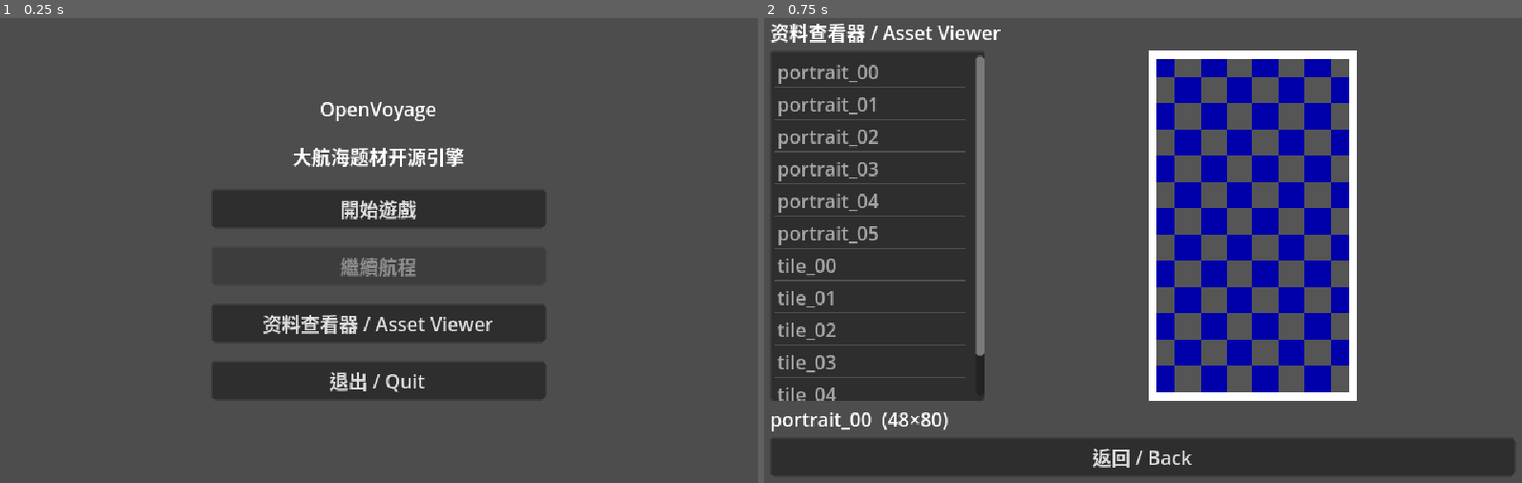
Above: before the commit, frames 1-2 (left to right).
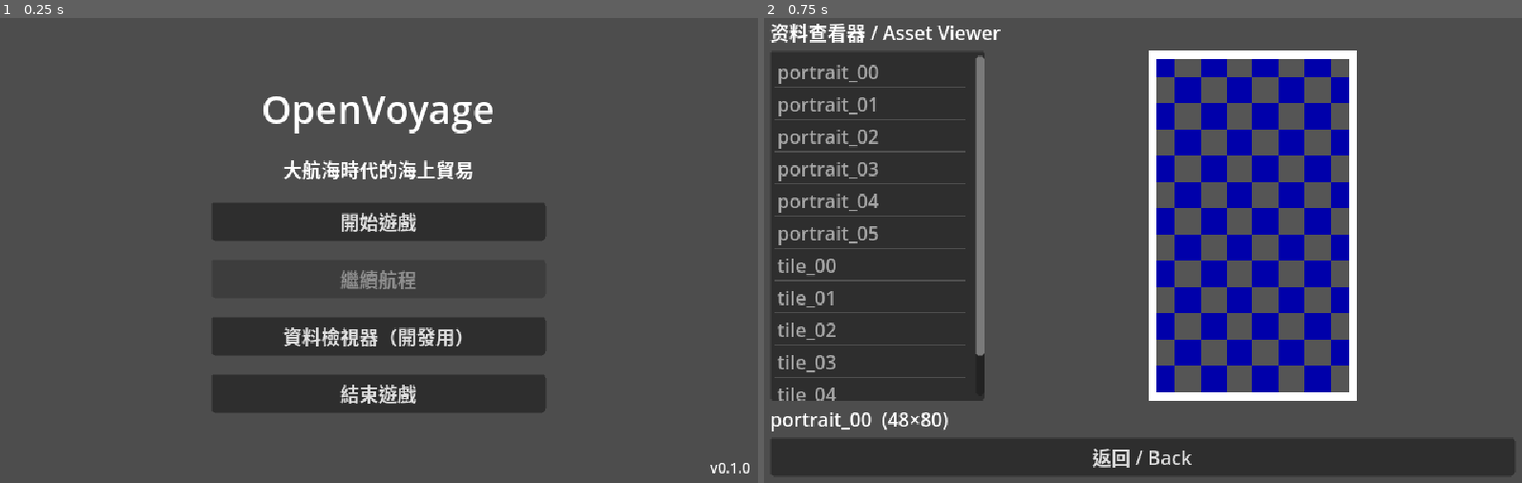
Above: after the commit, the same moments.

Repository: chengchao/openvoyage
Game: Godot game, scene res://game/main.tscn
Same seed, same stepped clock (60 frames per second), same inputs: the game is played once before the commit and once after it.
Inputs:
- Up to frame 1 (0.25 s): no input
- Up to frame 2 (0.75 s): click "资料查看器 / Asset Viewer" (after the commit: "資料檢視器（開發用）") at 0.5 s

The runs differ from the first frame. In frame 1, 11% of the frame differs, in the area x 28-99%, y 16-98%; in frame 2, nothing differs.

Commit message:
港口 HUD + 操作提示 + 主菜单整理 [tests: 13 new, GUT 272 green, smoke green（新增走路时 HUD 显示港名/现金/目标与操作提示）, pytest 68 passed/43 skipped]
玩家在港里看不到自己有多少钱、在哪、第几天，也没人告诉他怎么操作。

- PortHud：顶上一条显示港名、日期、现金、船舱、目标进度；底下一行操作提示
  只在走路时显示。DoorFlow 每次同步界面时刷新，买卖、存取款、读档后都是新值。
  游戏内选单占满全屏且自带资金栏，开着时顶条让位。抵港通知移到顶条下面。
- 主菜单：按钮全用繁体（開始遊戲 / 繼續航程 / 結束遊戲），加大标题，右下角显示
  版本号（project.godot 新增 config/version）。
- 資料檢視器是开发工具：按钮只在 debug 构建显示（MainMenu.debug_tools 可注入）。
- 640×400 实际窗口截图核对过开场对话、走路 HUD、主菜单，无遮挡或裁切。

Co-Authored-By: Claude Fable 5.2 <noreply@anthropic.com>

Diff:
--- a/godot/game/door_flow.gd
+++ b/godot/game/door_flow.gd
@@ -1,5 +1,5 @@
 ## 进门流程的表现层：玩法状态全在 PortSession（sim）。玩家/agent 的动作转给 session，
-## 再由 _sync() 让界面（剧情对话 / 设施面板 / 单选列表 / 金额输入 / 游戏内选单）与 session.mode 一致。
+## 再由 _sync() 让界面（HUD / 剧情对话 / 设施面板 / 单选列表 / 金额输入 / 游戏内选单）与 session 一致。
 class_name DoorFlow
 extends Node
 
@@ -7,6 +7,7 @@
 const NOTICE_SECONDS := 4.0
 
 var session := PortSession.new()
+var hud := PortHud.new()
 var facility_scene: FacilityScene
 var director: DialogueDirector
 var pick_list: PickList
@@ -21,6 +22,11 @@
 var player_state: PlayerState:
 	get: return session.player_state
 	set(v): session.player_state = v
+
+
+func _ready() -> void:
+	hud.setup(session)
+	add_child(hud)
 
 
 func inject_story(event_script: EventScript, state: GameState) -> void:
@@ -83,7 +89,7 @@
 	label.add_theme_constant_override("outline_size", 4)
 	label.set_anchors_and_offsets_preset(Control.PRESET_CENTER_TOP)
 	label.grow_horizontal = Control.GROW_DIRECTION_BOTH
-	label.position.y = 16
+	label.position.y = PortHud.BAR_H + 6
 	layer.add_child(label)
 	add_child(layer)
 	get_tree().create_timer(NOTICE_SECONDS).timeout.connect(layer.queue_free)
@@ -143,6 +149,7 @@
 
 
 func _sync() -> void:
+	hud.refresh()
 	var m := session.mode
 	if m == PortSession.Mode.CUTSCENE and director == null:
 		director = DialogueDirector.new()
@@ -158,7 +165,7 @@
 	var in_facility := is_in_facility()
 	if in_facility and facility_scene == null:
 		facility_scene = FacilityScene.new()
-		facility_scene.layer = 5  # 盖在港口 HUD(layer 1) 之上
+		facility_scene.layer = 5  # 盖在 PortHud(layer 1) 之上
 		facility_scene.setup(FacilityType.of(session.slot))
 		facility_scene.exit_requested.connect(leave)
 		facility_scene.menu_selected.connect(func(index: int, _label: String) -> void: choose(index))
--- a/godot/game/main_menu.gd
+++ b/godot/game/main_menu.gd
@@ -9,6 +9,7 @@
 signal quit_requested
 
 var save_path := SaveFile.DEFAULT_PATH  # 测试换成临时路径
+var debug_tools := OS.is_debug_build()  # 资料检视器是开发工具，发行版不给玩家看；测试可改
 
 
 func _ready() -> void:
@@ -16,5 +17,8 @@
 	var resume := %ContinueButton as Button
 	resume.disabled = SaveFile.load(save_path) == null  # 读不出来的存档也不给点，免得点了没反应
 	resume.pressed.connect(func() -> void: continue_requested.emit())
-	(%ViewButton as Button).pressed.connect(func() -> void: view_requested.emit())
+	var viewer := %ViewButton as Button
+	viewer.visible = debug_tools
+	viewer.pressed.connect(func() -> void: view_requested.emit())
+	(%Version as Label).text = "v%s" % ProjectSettings.get_setting("application/config/version", "")
 	(%QuitButton as Button).pressed.connect(func() -> void: quit_requested.emit())
--- a/godot/game/main_menu.tscn
+++ b/godot/game/main_menu.tscn
@@ -27,13 +27,15 @@
 theme_override_constants/separation = 16
 
 [node name="Title" type="Label" parent="VBox"]
+unique_name_in_owner = true
 layout_mode = 2
+theme_override_font_sizes/font_size = 32
 text = "OpenVoyage"
 horizontal_alignment = 1
 
 [node name="Subtitle" type="Label" parent="VBox"]
 layout_mode = 2
-text = "大航海题材开源引擎"
+text = "大航海時代的海上貿易"
 horizontal_alignment = 1
 
 [node name="StartButton" type="Button" parent="VBox"]
@@ -49,9 +51,27 @@
 [node name="ViewButton" type="Button" parent="VBox"]
 unique_name_in_owner = true
 layout_mode = 2
-text = "资料查看器 / Asset Viewer"
+text = "資料檢視器（開發用）"
 
 [node name="QuitButton" type="Button" parent="VBox"]
 unique_name_in_owner = true
 layout_mode = 2
-text = "退出 / Quit"
+text = "結束遊戲"
+
+[node name="Version" type="Label" parent="."]
+unique_name_in_owner = true
+layout_mode = 1
+anchors_preset = 3
+anchor_left = 1.0
+anchor_top = 1.0
+anchor_right = 1.0
+anchor_bottom = 1.0
+offset_left = -128.0
+offset_top = -28.0
+offset_right = -8.0
+offset_bottom = -6.0
+grow_horizontal = 0
+grow_vertical = 0
+theme_override_font_sizes/font_size = 12
+horizontal_alignment = 2
+vertical_alignment = 2
--- /dev/null
+++ b/godot/game/port_hud.gd
@@ -0,0 +1,68 @@
+## 港口 HUD（表现层）：顶上一条 = 港名、日期、现金、船舱、目标；底下一行操作提示，只在走路时显示。
+## 不自己盯数值：DoorFlow 每次让界面跟上 session 时调 refresh()。
+class_name PortHud
+extends CanvasLayer
+
+const HINT := "方向鍵移動　朝門前進可進入設施　Enter 確定　Esc 選單/取消"
+const BAR_H := 22
+const FONT_SIZE := 14
+
+var _session: PortSession
+var _bar := ColorRect.new()
+var _status := Label.new()
+var _hint := Label.new()
+
+
+func setup(session: PortSession) -> void:
+	_session = session
+
+
+func _ready() -> void:
+	layer = 1
+	_bar.color = Color(0, 0, 0, 0.55)
+	_bar.set_anchors_and_offsets_preset(Control.PRESET_TOP_WIDE)
+	_bar.offset_bottom = BAR_H
+	_bar.mouse_filter = Control.MOUSE_FILTER_IGNORE
+	add_child(_bar)
+
+	_status.set_anchors_and_offsets_preset(Control.PRESET_FULL_RECT)
+	_status.mouse_filter = Control.MOUSE_FILTER_IGNORE
+	_status.horizontal_alignment = HORIZONTAL_ALIGNMENT_CENTER
+	_status.vertical_alignment = VERTICAL_ALIGNMENT_CENTER
+	_status.add_theme_font_size_override("font_size", FONT_SIZE)
+	_bar.add_child(_status)
+
+	_hint.text = HINT
+	_hint.set_anchors_and_offsets_preset(Control.PRESET_BOTTOM_WIDE)
+	_hint.grow_vertical = Control.GROW_DIRECTION_BEGIN
+	_hint.offset_bottom = -6
+	_hint.horizontal_alignment = HORIZONTAL_ALIGNMENT_CENTER
+	_hint.add_theme_font_size_override("font_size", FONT_SIZE)
+	_hint.add_theme_color_override("font_outline_color", Color.BLACK)
+	_hint.add_theme_constant_override("outline_size", 4)
+	add_child(_hint)
+	refresh()
+
+
+func refresh() -> void:
+	var p := _session.player_state
+	var parts := PackedStringArray([Market.port_name(_session.port_id), "第 %d 日" % _session.world.day,
+		"現金 %d" % p.gold, "船艙 %d/%d" % [p.cargo_used(), p.hold]])
+	var goal := _session.world.goal()
+	if not goal.is_empty():
+		parts.append("目標已達成" if goal["met"] else "目標　資產 %d/%d" % [goal["progress"], goal["target"]])
+	_status.text = "　".join(parts)
+	_hint.visible = _session.mode == PortSession.Mode.WALKING
+	_bar.visible = _session.mode != PortSession.Mode.GAME_MENU  # 选单占满全屏、自带资金栏，叠着会互相遮挡
+
+
+func status_text() -> String:
+	return _status.text
+
+
+func status_visible() -> bool:
+	return _bar.visible
+
+
+func hint_visible() -> bool:
+	return _hint.visible
--- a/godot/project.godot
+++ b/godot/project.godot
@@ -11,6 +11,7 @@
 [application]
 
 config/name="OpenVoyage"
+config/version="0.1.0"
 config/description="OpenVoyage：开源大航海题材游戏（自带自制内容，游玩不需要原版游戏）。"
 run/main_scene="res://game/main.tscn"
 config/features=PackedStringArray("4.3", "Forward Plus")
--- a/godot/tests/smoke/smoke_test.gd
+++ b/godot/tests/smoke/smoke_test.gd
@@ -2,7 +2,7 @@
 ##
 ## M0：按工程配置启动 → 主菜单可达（开始/退出按钮存在且已接线）→ 无错退出(0)。
 ## M2：从主菜单进入资料查看器，能从占位包成功打开至少 10 项图片。
-## 开场：开始按钮进灰盒里斯本，先演随包的开场剧情，逐句推进到底才轮到走路；之后换场景、读档都不重演。
+## 开场：开始按钮进灰盒里斯本，先演随包的开场剧情，逐句推进到底才轮到走路，HUD 显示港名/现金/目标与操作提示；之后换场景、读档都不重演。
 ## 港口：碰门进设施、退出；交易所买进再卖出；走进银行存款；撞门剧情；ESC 开游戏内选单、移光标、关闭后照常走路。
 ## 航行：新开一局，里斯本买毛織品 → 港务局啟航 → 塞維利亞卖出，现金高于开局 → 走进塞維利亞的银行存款。
 ## 存读档（在塞維利亞）：选单存档 → 提款 → 读档回到存档时的局面；回到標題 →「繼續航程」接着存档玩，人还在塞維利亞。
@@ -110,6 +110,11 @@
 	if not await agent.act({"do": "walk", "dir": "down", "seconds": 0.2}):
 		push_error("开场演完走不动")
 		return false
+	var hud := port.doors.hud
+	if not (hud.hint_visible() and hud.status_text().contains(obs["port"]["name"]) and hud.status_text().contains(str(obs["gold"]))):
+		push_error("走路时 HUD 没有显示港名/现金或操作提示：%s" % hud.status_text())
+		return false
+	print("  HUD：%s｜%s" % [hud.status_text(), PortHud.HINT])
 	print("  开场：『%s』… 共 %d 句 → 走路；目標：%s" % [first["line"]["body"].replace("\n", " "), lines, obs["goal"]["text"]])
 	return true
 
--- a/godot/tests/unit/test_main_menu.gd
+++ b/godot/tests/unit/test_main_menu.gd
@@ -15,9 +15,10 @@
 	DirAccess.remove_absolute(SAVE_PATH)
 
 
-func _make() -> MainMenu:
+func _make(debug_tools := true) -> MainMenu:
 	var menu: MainMenu = MainMenuScene.instantiate()
 	menu.save_path = SAVE_PATH
+	menu.debug_tools = debug_tools
 	add_child_autofree(menu)
 	return menu
 
@@ -70,3 +71,23 @@
 	assert_false(button.disabled)
 	button.pressed.emit()
 	assert_signal_emitted(menu, "continue_requested")
+
+
+func test_labels_are_traditional_chinese() -> void:
+	var menu := _make()
+	assert_eq((menu.get_node("%StartButton") as Button).text, "開始遊戲")
+	assert_eq((menu.get_node("%ContinueButton") as Button).text, "繼續航程")
+	assert_eq((menu.get_node("%QuitButton") as Button).text, "結束遊戲")
+
+
+func test_shows_a_title_and_the_project_version() -> void:
+	var menu := _make()
+	assert_ne((menu.get_node("%Title") as Label).text, "")
+	var version := str(ProjectSettings.get_setting("application/config/version", ""))
+	assert_ne(version, "", "project.godot 要有版本号")
+	assert_string_contains((menu.get_node("%Version") as Label).text, version)
+
+
+func test_asset_viewer_button_is_for_debug_builds_only() -> void:
+	assert_true((_make(true).get_node("%ViewButton") as Button).visible)
+	assert_false((_make(false).get_node("%ViewButton") as Button).visible, "发行版不给玩家看开发工具")
--- /dev/null
+++ b/godot/tests/unit/test_port_hud.gd
@@ -0,0 +1,106 @@
+## 港口 HUD：顶上一条显示港名/日期/现金/船舱/目标，底下一行操作提示只在走路时显示。
+extends GutTest
+
+const MARKET := 0
+const BANK := 8
+
+
+func _flow(world: World = null) -> DoorFlow:
+	var f := DoorFlow.new()
+	if world != null:
+		f.session.world = world
+	add_child_autofree(f)
+	return f
+
+
+func _new_game() -> World:
+	var w := World.new_game()
+	World.current = null
+	return w
+
+
+func test_status_shows_port_day_cash_hold_and_goal() -> void:
+	var w := _new_game()
+	w.day = 7
+	var text := _flow(w).hud.status_text()
+	for part: String in ["里斯本", "第 7 日", "現金 %d" % World.STARTING_GOLD, "船艙 0/100", "%d/10000" % World.STARTING_GOLD]:
+		assert_string_contains(text, part)
+
+
+func test_status_follows_a_purchase() -> void:
+	var f := _flow(_new_game())
+	var good: Dictionary = Market.goods(0)[0]
+	f.open(MARKET)
+	f.choose(0)
+	f.pick(0)
+	f.confirm_amount(5)
+	var text := f.hud.status_text()
+	assert_string_contains(text, "現金 %d" % (World.STARTING_GOLD - 5 * good["buy"]))
+	assert_string_contains(text, "船艙 5/100")
+	assert_string_contains(text, "%d/10000" % (World.STARTING_GOLD - 5 * good["buy"]), "目标进度跟着现金变")
+
+
+func test_status_follows_a_deposit() -> void:
+	var f := _flow(_new_game())
+	f.open(BANK)
+	f.choose(0)
+	f.confirm_amount(500)
+	assert_string_contains(f.hud.status_text(), "現金 %d" % (World.STARTING_GOLD - 500))
+	assert_string_contains(f.hud.status_text(), "%d/10000" % World.STARTING_GOLD, "存款也算进目标")
+
+
+func test_status_names_the_port_the_world_is_in() -> void:
+	var w := _new_game()
+	w.port_id = 1
+	assert_string_contains(_flow(w).hud.status_text(), "塞維利亞")
+
+
+func test_status_says_when_the_goal_is_met() -> void:
+	var w := _new_game()
+	w.player.gold = 12000
+	assert_string_contains(_flow(w).hud.status_text(), "目標已達成")
+
+
+func test_status_without_a_story_has_no_goal() -> void:
+	assert_false(_flow().hud.status_text().contains("目標"))
+
+
+func test_controls_hint_is_visible_only_while_walking() -> void:
+	var f := _flow()
+	assert_true(f.hud.hint_visible())
+	for key: String in ["方向鍵", "Enter", "Esc"]:
+		assert_string_contains(PortHud.HINT, key)
+	f.open(MARKET)
+	assert_false(f.hud.hint_visible(), "设施里不显示")
+	f.leave()
+	assert_true(f.hud.hint_visible())
+	f.open_menu()
+	assert_false(f.hud.hint_visible(), "选单开着不显示")
+
+
+func test_controls_hint_is_hidden_during_the_intro() -> void:
+	var f := _flow(_new_game())
+	f.arrive()
+	assert_false(f.hud.hint_visible())
+	for _i in 20:
+		if f.is_in_cutscene():
+			f.director.advance()
+	assert_true(f.hud.hint_visible())
+
+
+func test_hud_sits_below_the_facility_and_menu_layers() -> void:
+	var f := _flow()
+	f.open(MARKET)
+	assert_lt(f.hud.layer, f.facility_scene.layer)
+
+
+func test_status_strip_steps_aside_for_the_game_menu() -> void:
+	var f := _flow()
+	assert_true(f.hud.status_visible())
+	f.open(MARKET)
+	assert_true(f.hud.status_visible(), "买卖时仍看得到现金与船舱")
+	f.leave()
+	f.open_menu()
+	assert_false(f.hud.status_visible(), "选单占满全屏、自带资金栏，两条叠在一起会互相遮挡")
+	f.close_menu()
+	assert_true(f.hud.status_visible())
Not shown, changed: CLAUDE.md
